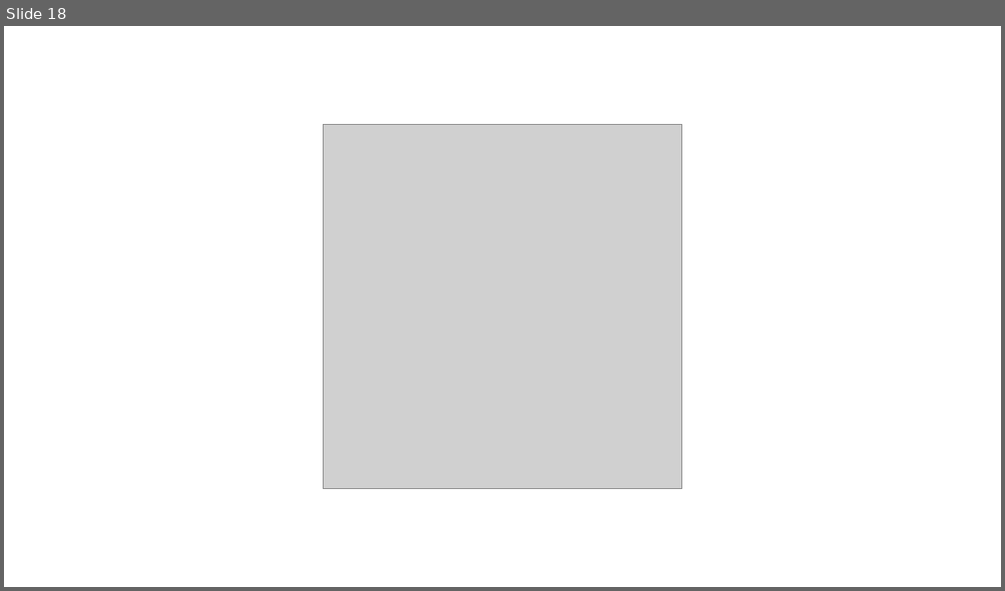
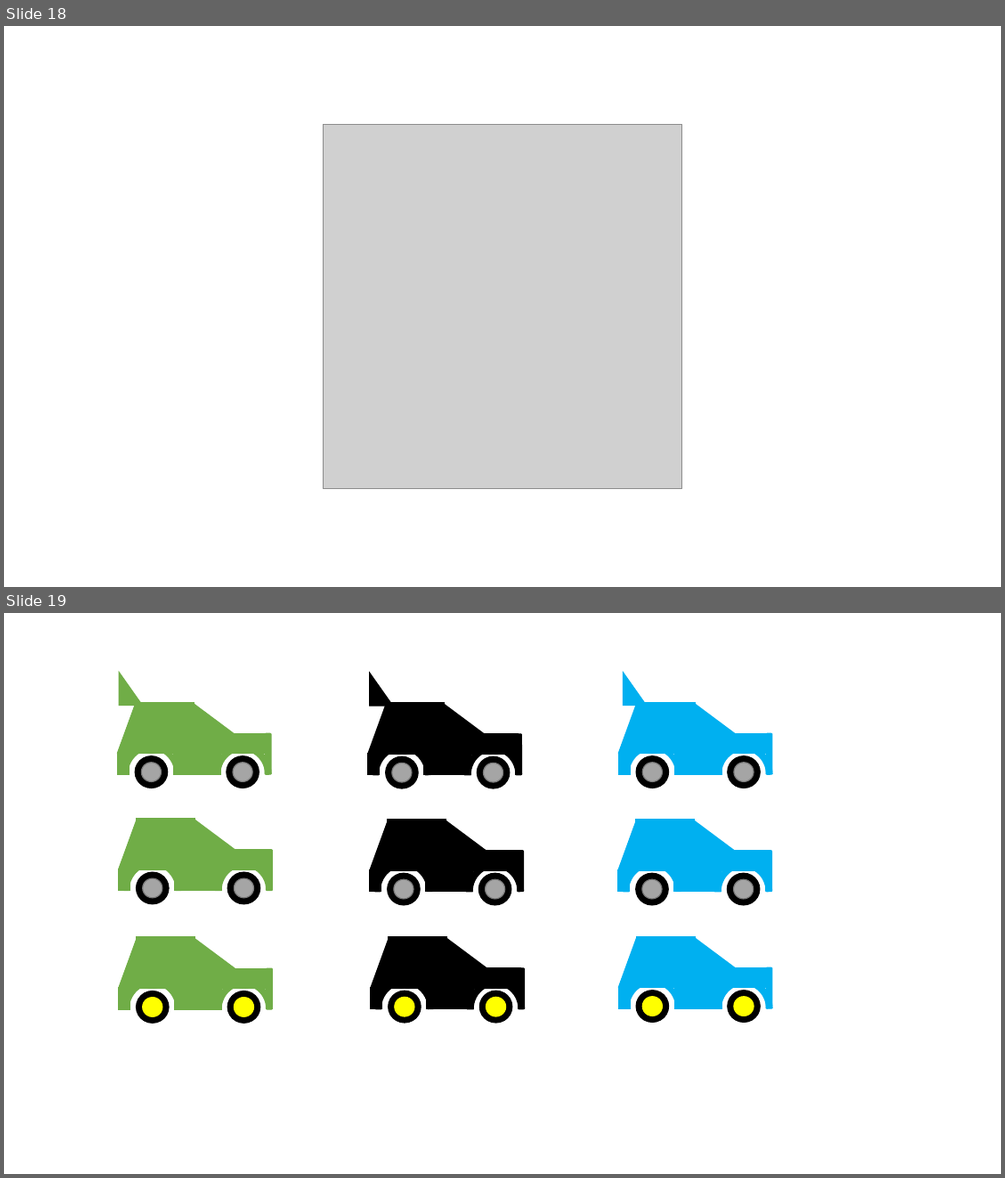
Before and after one commit to LukasRoeseler/opensciencebuch, a slide deck: images/Abbildungen-01.pptx. Shown one above the other, each under a label of ours: slide 18 before the commit, slides 18 and 19 after it. The pictures are 1005x591 and 1005x1178 pixels, drawn with LibreOffice and Linux fonts; fonts in the diff are those of the drawing; grey boxes stand for pictures. Boxes give left, top, right and bottom in pixels: in the first picture for what was removed or moved away, otherwise in the second. Text is boxed around its words. In the diff, an @@ line names an element or a change of style, - is before the commit and + after.

```diff
--- a/images/Abbildungen-01.pptx
+++ b/images/Abbildungen-01.pptx
@@ slide 19 added at bbox=[4, 613, 1001, 1174], background #FFFFFF @@
@@ group added at bbox=[118, 673, 271, 804]: 6 rectangles, 4 ellipses, 3 triangles, 2 arch (boxed as its full ring)s, 1 rounded rectangle @@
@@ group added at bbox=[368, 674, 521, 805]: 6 rectangles, 4 ellipses, 3 triangles, 2 arch (boxed as its full ring)s, 1 rounded rectangle @@
@@ group added at bbox=[619, 673, 772, 804]: 6 rectangles, 4 ellipses, 3 triangles, 2 arch (boxed as its full ring)s, 1 rounded rectangle @@
@@ group added at bbox=[119, 818, 273, 920]: 6 rectangles, 4 ellipses, 2 arch (boxed as its full ring)s, 2 triangles, 1 rounded rectangle @@
@@ group added at bbox=[370, 819, 524, 921]: 6 rectangles, 4 ellipses, 2 arch (boxed as its full ring)s, 2 triangles, 1 rounded rectangle @@
@@ group added at bbox=[619, 819, 772, 921]: 6 rectangles, 4 ellipses, 2 arch (boxed as its full ring)s, 2 triangles, 1 rounded rectangle @@
@@ group added at bbox=[119, 937, 273, 1039]: 6 rectangles, 4 ellipses, 2 arch (boxed as its full ring)s, 2 triangles, 1 rounded rectangle @@
@@ group added at bbox=[372, 937, 525, 1039]: 6 rectangles, 4 ellipses, 2 arch (boxed as its full ring)s, 2 triangles, 1 rounded rectangle @@
@@ group added at bbox=[619, 936, 772, 1038]: 6 rectangles, 4 ellipses, 2 arch (boxed as its full ring)s, 2 triangles, 1 rounded rectangle @@
```
Also in this commit, not shown: 1 other slide added, 30 other files.
